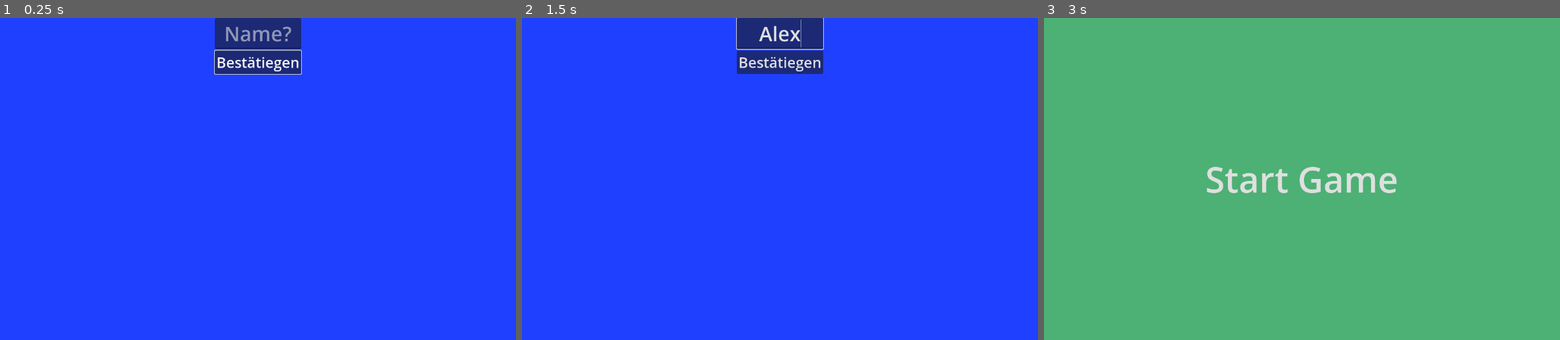
Above: before the commit, frames 1-3 (left to right).
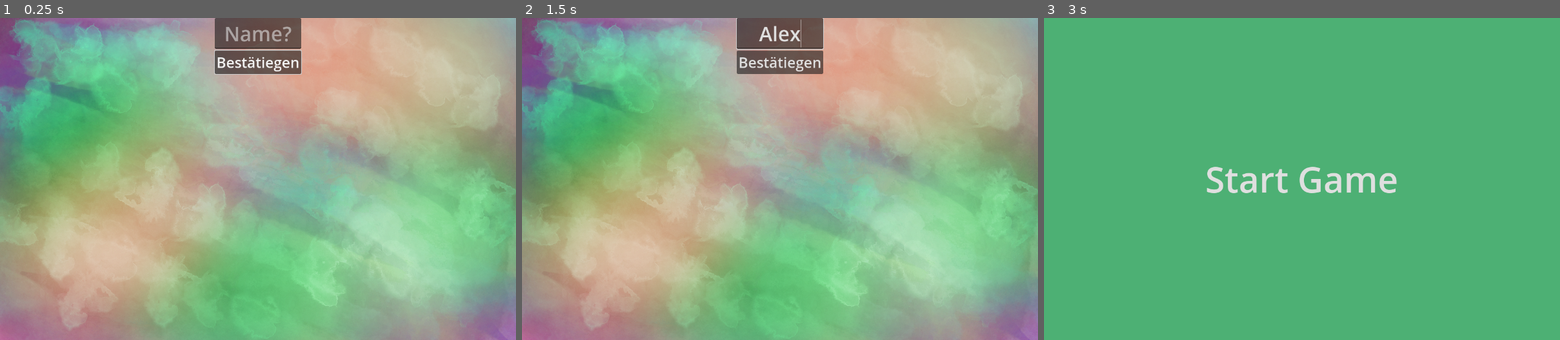
Above: after the commit, the same moments.

Repository: NIK-98/Paint_The_Ground
Game: Godot game, scene res://sceens/level.tscn
Same seed, same stepped clock (60 frames per second), same inputs: the game is played once before the commit and once after it. This scene is started directly instead of the project's main scene.
Inputs (mouse positions are in pixels of both pictures, inside the frame that each line leads up to):
- Up to frame 1 (0.25 s): no input
- Up to frame 2 (1.5 s): click (780, 34) at 0.52 s; type "Alex" at 0.6 s; click "Start Game" at 1.25 s
- Up to frame 3 (3 s): click "Start Game" at 2 s; click "Bestätiegen" at 2.75 s

The runs differ from the first frame. In frame 1, 100% of the frame differs, in the area x 0-100%, y 0-100%; in frame 2, 100%; in frame 3, nothing differs.

Commit message:
loby hintergrund angepasst

Diff:
--- a/sceens/level.tscn
+++ b/sceens/level.tscn
@@ -14,6 +14,7 @@
 [ext_resource type="Texture2D" uid="uid://csprtcrt63mm3" path="res://assets/ground/ground_yellow.png" id="10_g3jwm"]
 [ext_resource type="Script" path="res://scripts/Start.gd" id="12_xt3i6"]
 [ext_resource type="Script" path="res://scripts/loby.gd" id="14_vxhbj"]
+[ext_resource type="Texture2D" uid="uid://66pot33mfidy" path="res://assets/background/menu.png" id="15_qppgb"]
 [ext_resource type="Script" path="res://scripts/Enter.gd" id="15_unqr3"]
 
 [sub_resource type="TileSetAtlasSource" id="TileSetAtlasSource_wfxpn"]
@@ -274,10 +275,10 @@
 layer = 3
 script = ExtResource("14_vxhbj")
 
-[node name="ColorRect" type="ColorRect" parent="loby"]
-offset_right = 1280.0
-offset_bottom = 800.0
-color = Color(0.121569, 0.254902, 1, 1)
+[node name="hintergrund" type="TextureRect" parent="loby"]
+offset_right = 40.0
+offset_bottom = 40.0
+texture = ExtResource("15_qppgb")
 
 [node name="CenterContainer" type="CenterContainer" parent="loby"]
 anchors_preset = 5
--- a/sceens/ui.tscn
+++ b/sceens/ui.tscn
@@ -72,6 +72,7 @@
 script = ExtResource("1_jid7m")
 
 [node name="Panel" type="PanelContainer" parent="."]
+layout_mode = 0
 offset_right = 1280.0
 offset_bottom = 800.0
 theme_override_styles/panel = SubResource("StyleBoxTexture_qdq5t")
--- a/scripts/ui.gd
+++ b/scripts/ui.gd
@@ -70,6 +70,7 @@
 			OS.alert("Versuchen sie einen port über 1024!")
 		return
 	multiplayer.multiplayer_peer = peer
+	visible = false
 	start_game()
 
 
@@ -113,13 +114,13 @@
 	if not block_host:
 		multiplayer.disconnect_peer(peer.get_unique_id())
 		return
+	visible = false
 	start_game()
 
 
 func start_game():
 	if multiplayer.is_server():
 		change_level(preload("res://sceens/level.tscn"))
-	visible = false
 
 
 func change_level(scene: PackedScene):
Binary file added: assets/background/menu.png
Not shown, added: assets/background/menu.png.import
Not shown: 1 places in sceens/level.tscn that only renumber resources
